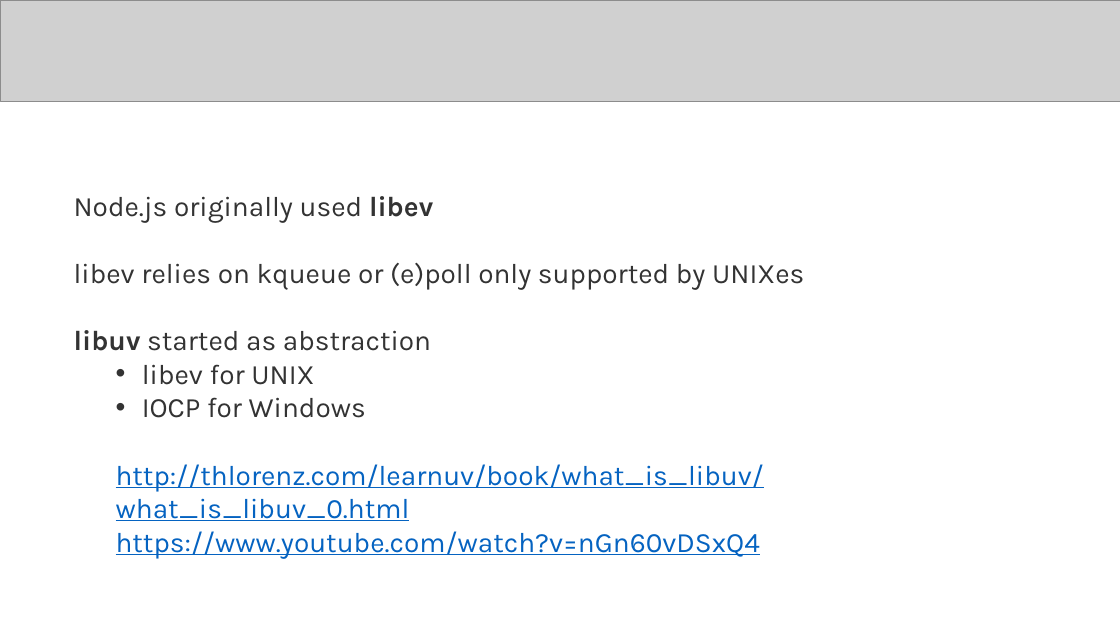
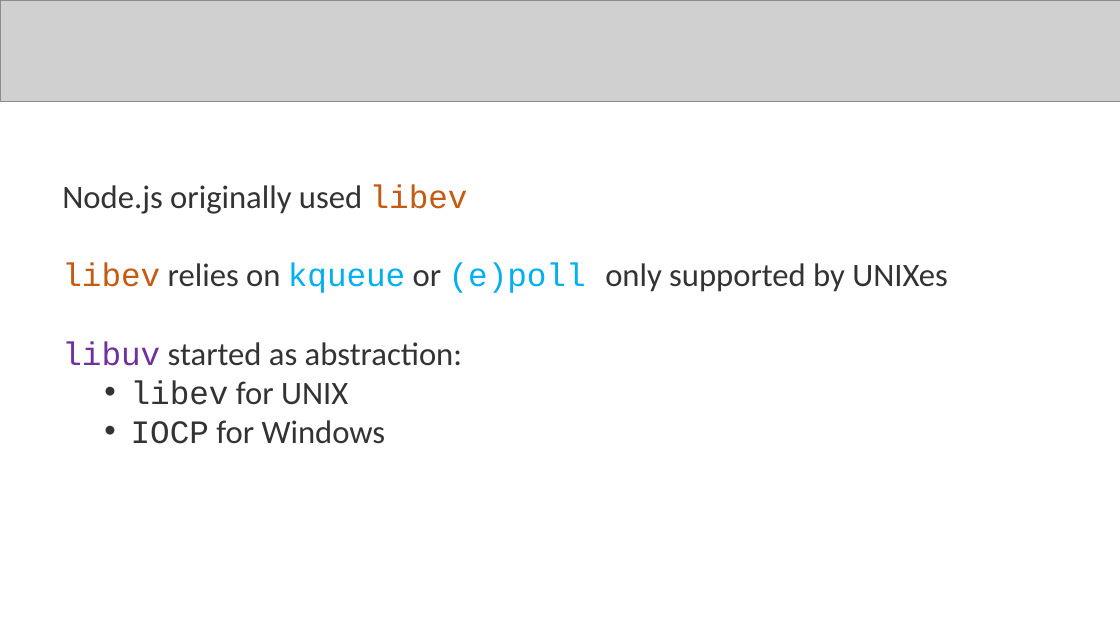
Before and after one commit to badescuga/NodeJsDemo, a slide deck: slide 13 of slidedeck/slides.pptx (slide 17 before the commit). Drawn at 1120x630 pixels with LibreOffice and Linux fonts; fonts in the diff are those of the drawing; grey boxes stand for pictures. Boxes give left, top, right and bottom in pixels: in the first picture for what was removed or moved away, otherwise in the second. Text is boxed around its words. In the diff, an @@ line names an element or a change of style, - is before the commit and + after.

```diff
--- a/slidedeck/slides.pptx
+++ b/slidedeck/slides.pptx
@@ text "Node.js originally used libev": place and size @@
-text "Node.js originally used libev" at <box>74,196,804,558</box>
+text "Node.js originally used libev" at <box>62,184,948,444</box>
@@ text at <box>62,184,948,444</box>: size 24 to 28 pt in "Node.js originally used libev", "libev relies on kqueue or (e)poll only ...", "libev for UNIX", "IOCP for Windows"; font Karla to Calibri in "Node.js originally used", "relies on or only supported by UNIXes", "for UNIX", "for Windows"; font Karla to Courier New in "libev", "libev kqueue (e)poll", "libev", "IOCP"; text colour #333333 to #C55A11 in "libev", "libev"; bold off in "libev"; text colour #333333 to #00B0F0 in "kqueue (e)poll" @@
@@ text at <box>62,341,462,366</box>: text changed; size 24 to 28 pt; font Karla to Calibri @@
-libuv started as abstraction
+libuv started as abstraction:
@@ text at <box>116,464,764,558</box>: paragraphs removed @@
-  http://thlorenz.com/learnuv/book/what_is_libuv/what_is_libuv_0.html
-  https://www.youtube.com/watch?v=nGn60vDSxQ4
```
Also in this commit, not shown: 5 other slides changed, 2 slides added, 1 slide removed.
